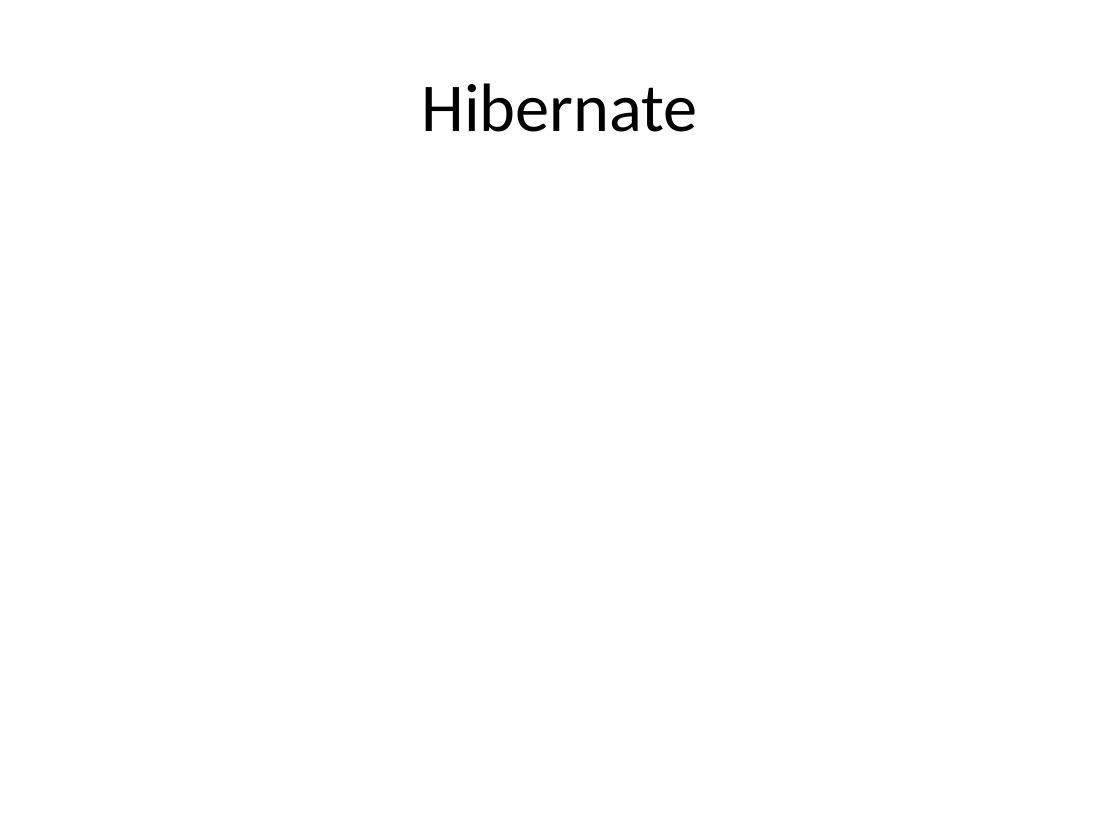
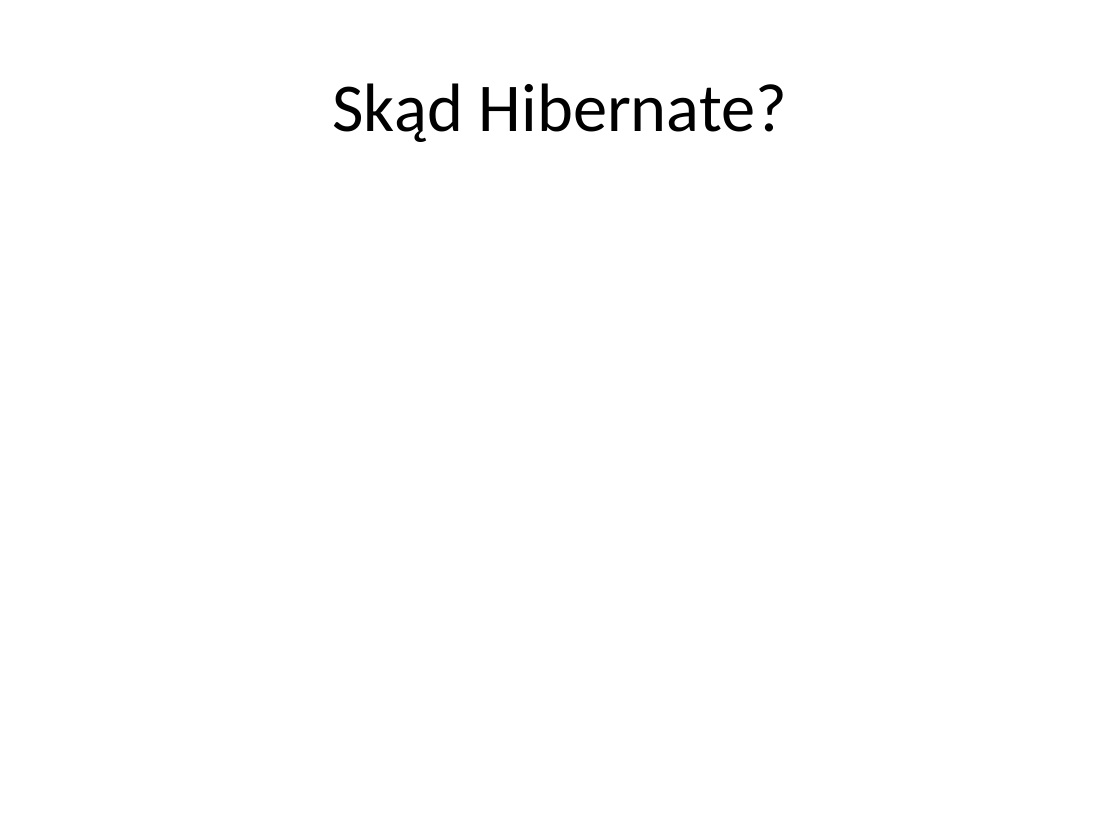
Before and after one commit to alicjasalamon/DB2, a slide deck: slide 10 of MySQL + Hibernate.pptx (slide 8 before the commit). Drawn at 1120x840 pixels with LibreOffice and Linux fonts; fonts in the diff are those of the drawing. Boxes give left, top, right and bottom in pixels: in the first picture for what was removed or moved away, otherwise in the second. Text is boxed around its words. In the diff, an @@ line names an element or a change of style, - is before the commit and + after.

```diff
--- a/MySQL + Hibernate.pptx
+++ b/MySQL + Hibernate.pptx
@@ title at bbox=[332, 83, 787, 142]: text changed @@
-Hibernate
+Skąd Hibernate?
```
Also in this commit, not shown: 3 other slides changed, 14 slides added, 1 slide removed, 4 other files.
